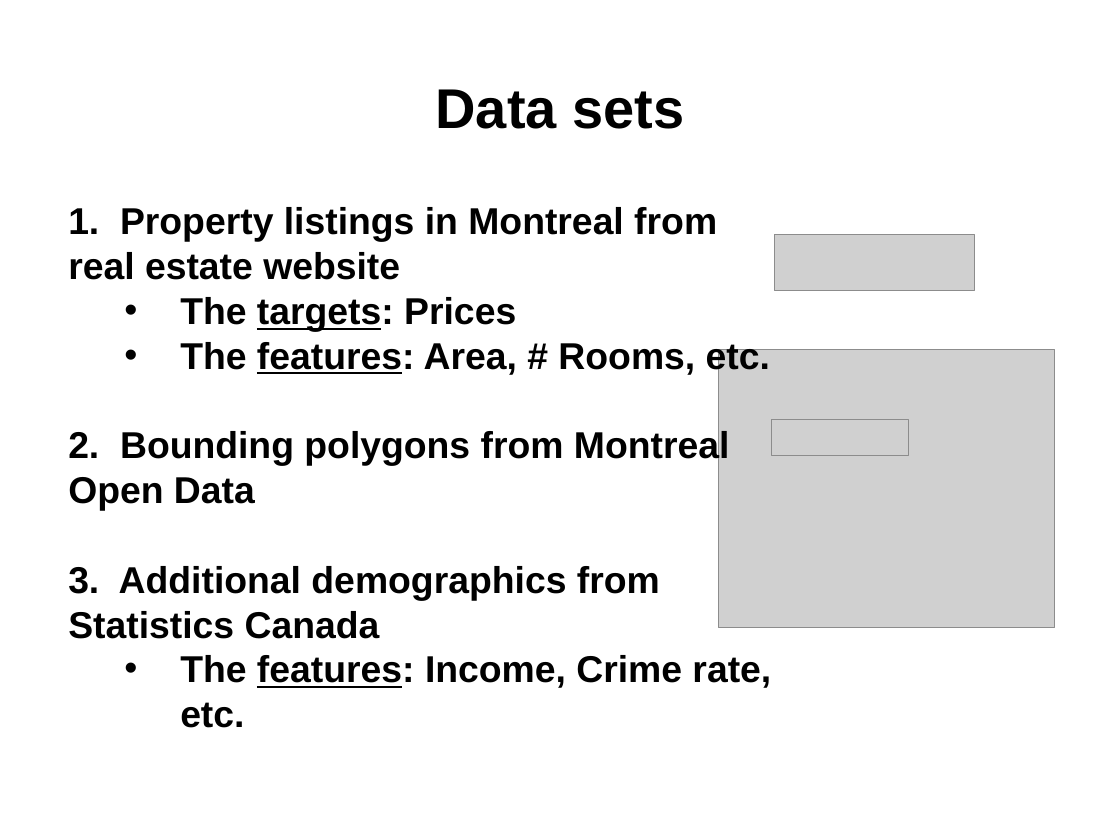
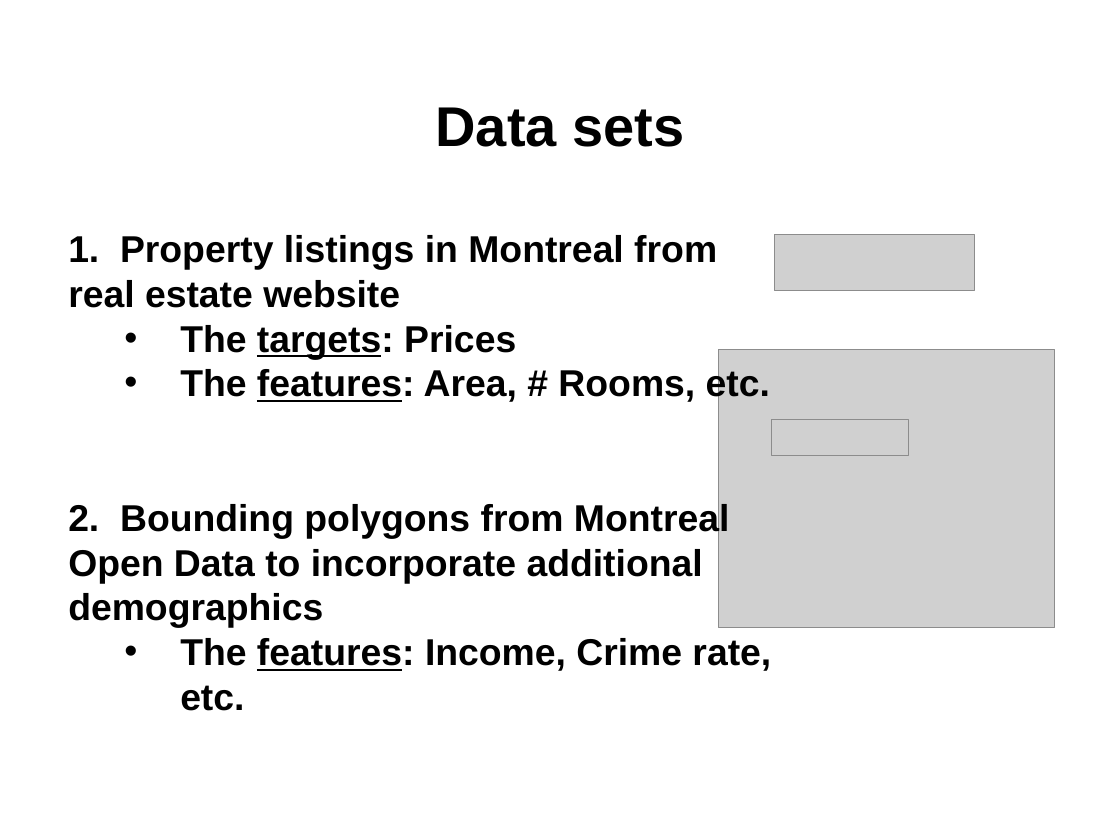
Before and after one commit to npow/centris, a slide deck: slide 3 of presentation/DaveNissanEmil2014MachineLearning.pptx. Drawn at 1120x840 pixels with LibreOffice and Linux fonts; fonts in the diff are those of the drawing; grey boxes stand for pictures. Boxes give left, top, right and bottom in pixels: in the first picture for what was removed or moved away, otherwise in the second. Text is boxed around its words. In the diff, an @@ line names an element or a change of style, - is before the commit and + after.

```diff
--- a/presentation/DaveNissanEmil2014MachineLearning.pptx
+++ b/presentation/DaveNissanEmil2014MachineLearning.pptx
@@ text "Data sets": place and size @@
-text "Data sets" at <box>436,89,684,129</box>
+text "Data sets" at <box>436,107,684,147</box>
@@ text "1. Property listings in Montreal ...": place and size @@
-text "1. Property listings in Montreal ..." at <box>68,207,771,728</box>
+text "1. Property listings in Montreal ..." at <box>68,235,771,711</box>
@@ text at <box>68,502,730,628</box>: text changed @@
-2. Bounding polygons from Montreal Open Data
-3. Additional demographics from Statistics Canada
+2. Bounding polygons from Montreal Open Data to incorporate additional demographics
```
Also in this commit, not shown: 4 other slides changed, 1 other file.
